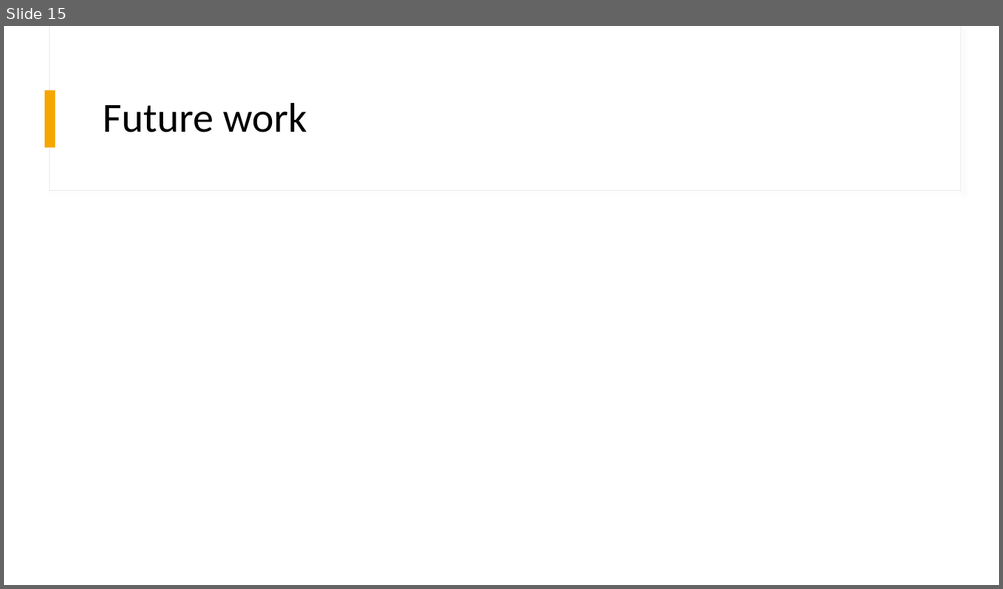
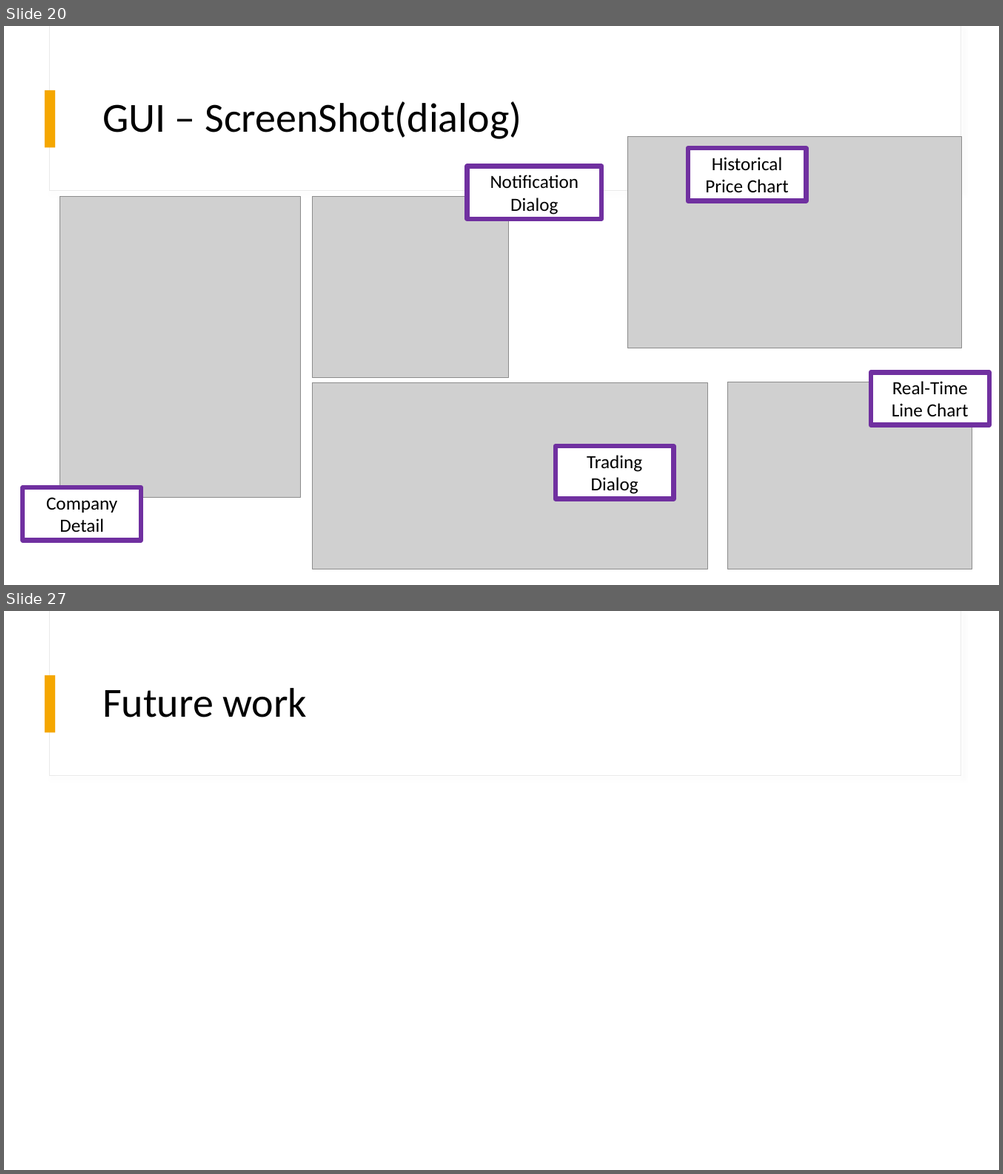
Before and after one commit to futurename/IPD20-DotNetProject, a slide deck: Documentation/ProjectStockMonitor.pptx. Shown one above the other, each under a label of ours: slide 15 before the commit, slides 20 and 27 after it; the slides between them are not shown. The pictures are 1003x589 and 1003x1174 pixels, drawn with LibreOffice and Linux fonts; fonts in the diff are those of the drawing; grey boxes stand for pictures. Boxes give left, top, right and bottom in pixels: in the first picture for what was removed or moved away, otherwise in the second. Text is boxed around its words. In the diff, an @@ line names an element or a change of style, - is before the commit and + after.

```diff
--- a/Documentation/ProjectStockMonitor.pptx
+++ b/Documentation/ProjectStockMonitor.pptx
@@ slide 20 added at (x1=4, y1=26, x2=999, y2=585), background #FFFFFF; not listed: 3 template elements that a slide beside it also shows @@
@@ title added at (x1=102, y1=101, x2=521, y2=139), 40 pt, text #000000 @@
+GUI – ScreenShot(dialog)
@@ picture added at (x1=628, y1=136, x2=962, y2=349) @@
@@ rectangle added at (x1=688, y1=148, x2=806, y2=201), fill #FFFFFF, outline #7030A0 4.5 pt, 18 pt, text #000000 @@
+Historical
+Price Chart
@@ rectangle added at (x1=466, y1=167, x2=601, y2=219), fill #FFFFFF, outline #7030A0 4.5 pt, 18 pt, text #000000 @@
+Notification
+Dialog
@@ picture added at (x1=60, y1=197, x2=300, y2=498) @@
@@ picture added at (x1=312, y1=197, x2=509, y2=378) @@
@@ rectangle added at (x1=871, y1=373, x2=990, y2=426), fill #FFFFFF, outline #7030A0 4.5 pt, 18 pt, text #000000 @@
+Real-Time
+Line Chart
@@ picture added at (x1=312, y1=383, x2=708, y2=569) @@
@@ picture added at (x1=728, y1=383, x2=973, y2=569) @@
@@ rectangle added at (x1=555, y1=447, x2=674, y2=500), fill #FFFFFF, outline #7030A0 4.5 pt, 18 pt, text #000000 @@
+Trading Dialog
@@ rectangle added at (x1=22, y1=488, x2=142, y2=541), fill #FFFFFF, outline #7030A0 4.5 pt, 18 pt, text #000000 @@
+Company
+Detail
@@ what was slide 15 is now slide 27 @@
```
Also in this commit, not shown: 4 slides changed, 20 other slides added, 9 slides removed, 12 other files.
